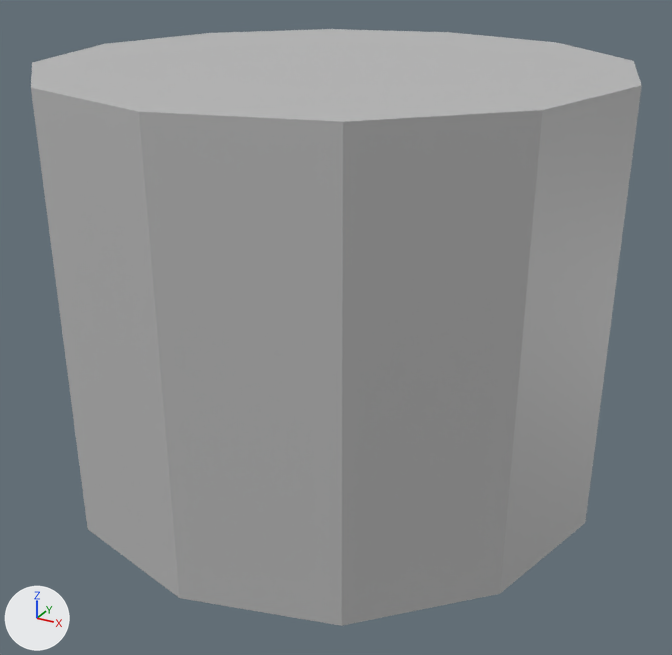
Before and after pictures for a commit that changed the FBX model ProtoMapVisualAsset/scenes/Export/CharacterFlee.fbx.
One viewpoint serves both versions: a camera (50 mm lens) standing at (0.927, -1.68, 1.162) and looking at (0.028, -0.046, 0.344). The axes (+X, +Y, +Z) are drawn at lower left. The lights are the same throughout. Where no turn or scale is listed for an object, it has been applied to the vertices.

The scene before the commit, as lines of its bpy script (objects in view):
```python
me_mesh = bpy.data.meshes.new('Mesh')
me_mesh.from_pydata(...)  # a 12-sided cylinder along z spanning x -0.6..0.6, y -0.6..0.6, z 0.0..0.9
me_mesh.materials.append(mat_lambert1)  # grey #bcbcbc
# before: 12 (0.52, 0.3, 0.9) at pixel (633, 61), 13 (0.3, 0.52, 0.9) at pixel (558, 42), 14 (0.0, 0.6, 0.9) at pixel (450, 32), 15 (-0.3, 0.52, 0.9) at pixel (330, 29), 16 (-0.52, 0.3, 0.9) at pixel (210, 33)
# before: 17 (-0.6, 0.0, 0.9) at pixel (104, 44), 18 (-0.52, -0.3, 0.9) at pixel (32, 62), 19 (-0.3, -0.52, 0.9) at pixel (30, 87), 20 (0.0, -0.6, 0.9) at pixel (138, 111), 21 (0.3, -0.52, 0.9) at pixel (343, 121)
# before: 22 (0.52, -0.3, 0.9) at pixel (542, 110), 23 (0.6, 0.0, 0.9) at pixel (641, 85)
ob_characterflee = bpy.data.objects.new('CharacterFlee', me_mesh)
ob_characterflee.location = (0.0, 0.0, 0.0)
```
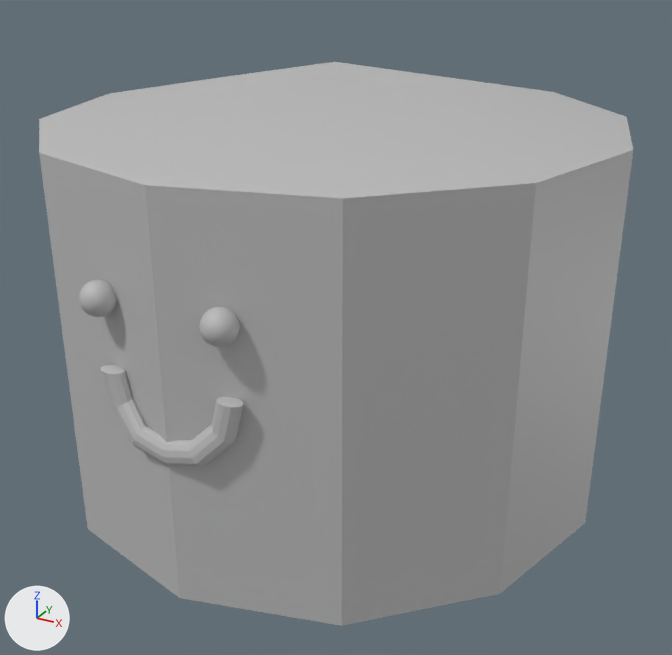
The change, as a diff of the scene's bpy script:
```diff
--- a/ProtoMapVisualAsset/scenes/Export/CharacterFlee.fbx.py
+++ b/ProtoMapVisualAsset/scenes/Export/CharacterFlee.fbx.py
@@ me_mesh @@
 # used by ob_characterflee; location = (0.0, 0.0, 0.0)
 # verts and faces of me_mesh; kept vertices keep their numbers, new ones are numbered from 26
-me_mesh.from_pydata(...)  # 26 vertices, 36 faces; spans x -0.6..0.6, y -0.6..0.6, z 0.0..0.9
+me_mesh.from_pydata(...)  # 876 vertices, 932 faces; spans x -0.6..0.6, y -0.617..0.6, z 0.0..0.9
+# me_mesh part 1: a new loose piece, a UV sphere (20 segments, 20 rings, poles along z) spanning x -0.168..-0.105, y -0.617..-0.553, z 0.539..0.603, in mat_lambert1 (grey #bcbcbc)
+# me_mesh part 2: a new loose piece, a UV sphere (20 segments, 20 rings, poles along z) spanning x 0.083..0.147, y -0.617..-0.553, z 0.539..0.603, in mat_lambert1 (grey #bcbcbc)
+# me_mesh part 3: a new loose piece of 86 vertices spanning x -0.149..0.149, y -0.611..-0.565, z 0.287..0.443, in mat_lambert1 (grey #bcbcbc)
+# me_mesh part 4
+for i in [*range(12, 24)]: verts[i] += (0.0, 0.0, -0.111)
 me_mesh.materials.append(mat_lambert1)
```

Location of each change, (x1, y1, x2, y2) in pixels of the pictures (672 x 655 px; the box of a moved part takes in the faces that stretch with it):
'CharacterFlee', reshaped: before (31, 29, 642, 626); after (39, 62, 633, 626)
part 1 of me_mesh, added: after (79, 280, 116, 317)
part 2 of me_mesh, added: after (199, 307, 240, 347)
part 3 of me_mesh, added: after (100, 365, 243, 467)
part 4 of me_mesh, moved or reshaped: before (31, 29, 642, 492); after (39, 62, 633, 492)
